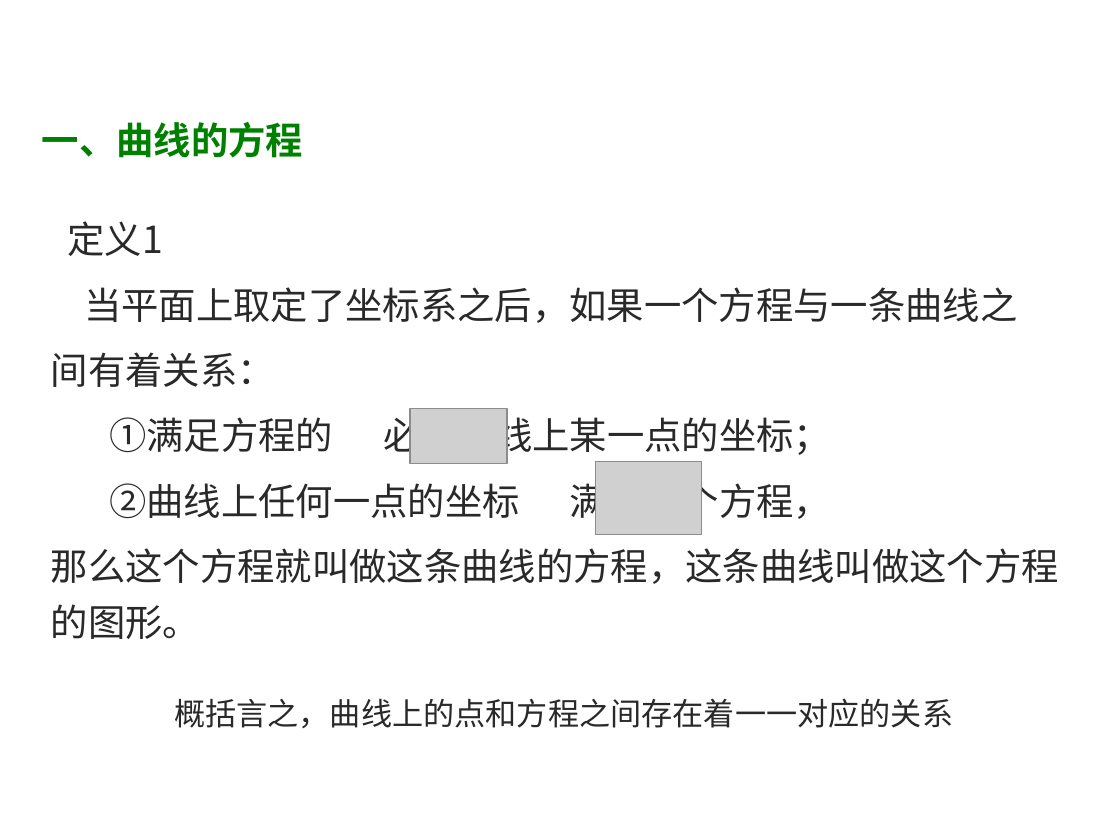
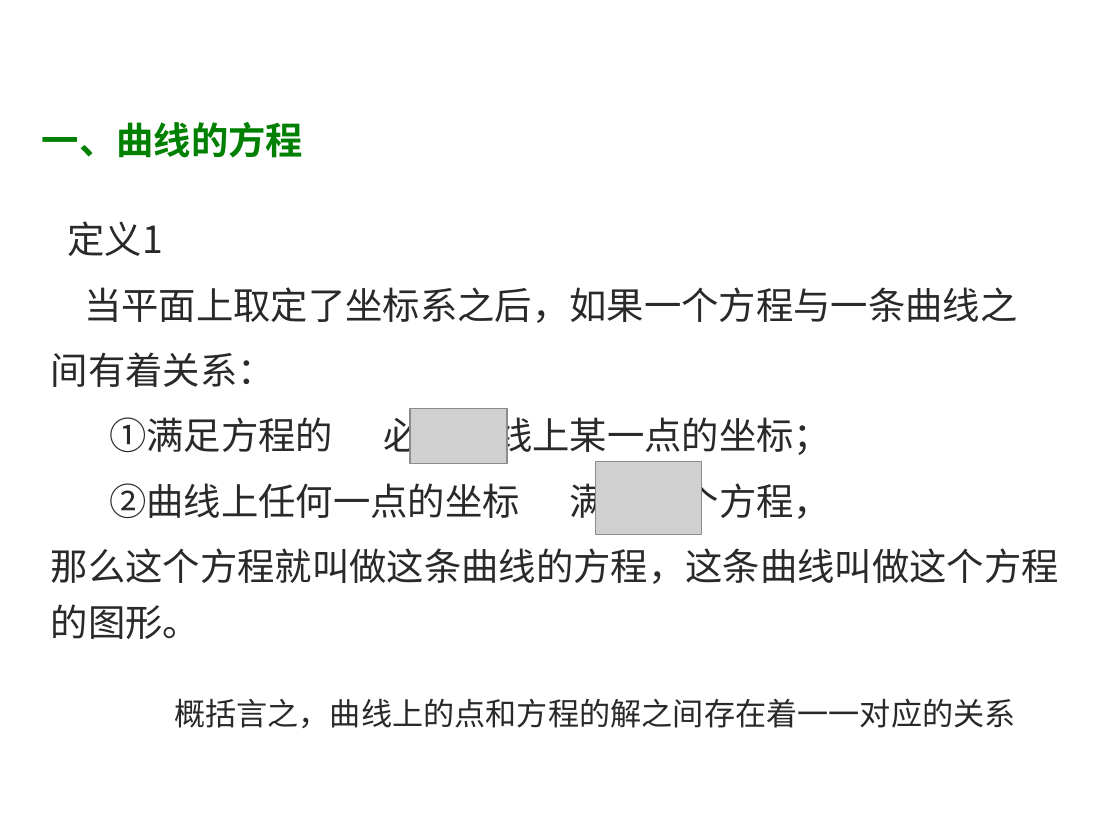
Before and after one commit to weihuayi/class, a slide deck: slide 2 of analyticgeometry/PPT/2-1.ppt. Drawn at 1120x840 pixels with LibreOffice and Linux fonts; fonts in the diff are those of the drawing; grey boxes stand for pictures; background and template pictures are left out. Boxes give left, top, right and bottom in pixels: in the first picture for what was removed or moved away, otherwise in the second. Text is boxed around its words. In the diff, an @@ line names an element or a change of style, - is before the commit and + after.

```diff
--- a/analyticgeometry/PPT/2-1.ppt
+++ b/analyticgeometry/PPT/2-1.ppt
@@ text at <box>174,698,1015,728</box>: text changed @@
-概括言之，曲线上的点和方程之间存在着一一对应的关系
+概括言之，曲线上的点和方程的解之间存在着一一对应的关系
```
Also in this commit, not shown: 1 other slide changed, 4 other files.
